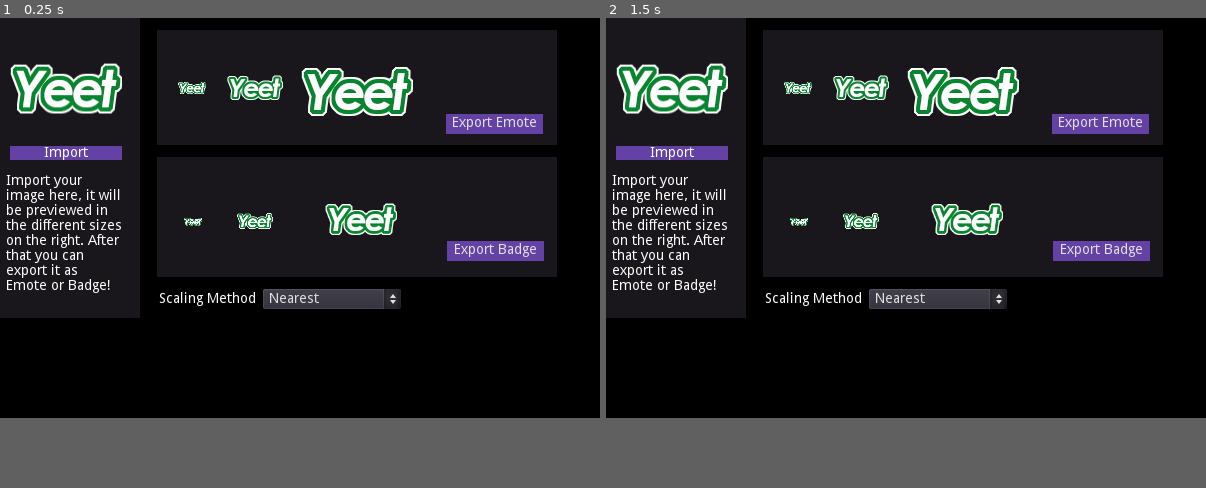
Above: before the commit, frames 1-2 (left to right).
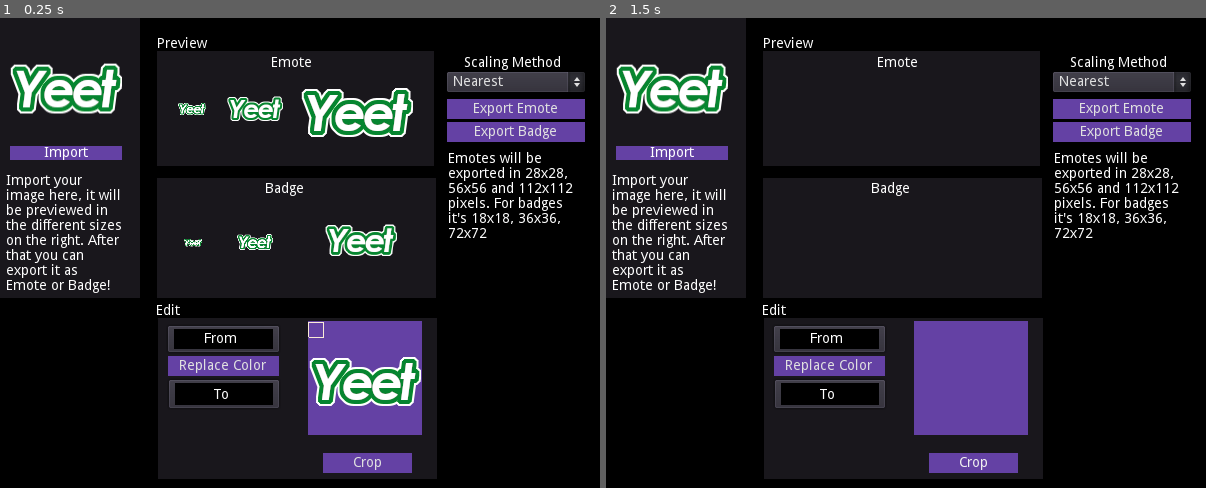
Above: after the commit, the same moments.

Repository: stealthio/TwitchyBadger
Game: Godot game, scene res://Main.tscn
Same seed, same stepped clock (60 frames per second), same inputs: the game is played once before the commit and once after it.
Inputs (mouse positions are in pixels of both pictures, inside the frame that each line leads up to):
- Up to frame 1 (0.25 s): no input
- Up to frame 2 (1.5 s): click (828, 314) at 0.5 s, where only the run after the commit has a clickable "Replace Color"; click (972, 398) at 1.25 s, where only the run after the commit has a clickable "Crop"
In our replay, the window is 600x400 before the commit and 600x470 after it. These sizes can differ from the game's own. Grey fills any space a smaller window leaves; there, only what the larger window draws over its background counts as a difference.

The runs differ from the first frame. In frame 1, 37% of the frame differs, in the area x 0-98%, y 2-99%; in frame 2, 36%.
Error after the commit: Invalid call. Nonexistent function 'get_data' in base 'Nil'. (res://Main.gd:64)

Commit message:
Implemented color replacing and cropping

Diff:
--- /dev/null
+++ b/Cropable.gd
@@ -0,0 +1,31 @@
+extends TextureRect
+
+var rectangle = Rect2(0,0,15,15)
+var drawing = false
+
+signal on_crop(tex)
+
+func _input(event):
+	if event is InputEventMouseButton:
+		var m = get_global_mouse_position()
+		if m.x > rect_global_position.x and m.y > rect_global_position.y and m.x < rect_global_position.x + rect_size.x and m.y < rect_global_position.y + rect_size.y:
+			drawing = !drawing
+			if drawing:
+				rectangle = Rect2(get_global_mouse_position() - rect_global_position, Vector2(1,1))
+				update()
+	if event is InputEventMouseMotion:
+		if drawing:
+			rectangle.size = (get_global_mouse_position() - rect_global_position) - rectangle.position
+			update()
+
+func _draw():
+	draw_rect(rectangle, Color.antiquewhite, false)
+
+func _on_Crop_pressed():
+	var data : Image = texture.get_data()
+	var x = data.get_rect(rectangle)
+	var imageTexture = ImageTexture.new()
+	imageTexture.create_from_image(x)
+	rectangle = Rect2(0,0,0,0)
+	update()
+	emit_signal("on_crop", imageTexture.duplicate(true))
--- a/Main.gd
+++ b/Main.gd
@@ -2,8 +2,12 @@
 
 onready var fileDialogImport = $UI/FileDialogImport
 onready var fileDialogExport = $UI/FileDialogExport
-onready var previews = [$UI/VBoxContainer/Preview, $UI/BackgroundEmote/Preview28, $UI/BackgroundEmote/Preview56, $UI/BackgroundEmote/Preview112, $UI/BackgroundBadge/Preview18, $UI/BackgroundBadge/Preview36, $UI/BackgroundBadge/Preview72]
+onready var importPreview = $UI/VBoxContainer/Preview
+onready var previews = [$UI/BackgroundEmote/Preview28, $UI/BackgroundEmote/Preview56, $UI/BackgroundEmote/Preview112, $UI/BackgroundBadge/Preview18, $UI/BackgroundBadge/Preview36, $UI/BackgroundBadge/Preview72, $UI/BackgroundEdit/TextureRect]
 onready var scalingMethod = $UI/OptionButton
+onready var colorFrom = $UI/BackgroundEdit/BtnReplaceColor/ColorFrom
+onready var colorTo = $UI/BackgroundEdit/BtnReplaceColor/ColorTo
+onready var cropper = $UI/BackgroundEdit/TextureRect
 
 var tex : ImageTexture = null
 var format = 0 # 0 = emote, 1 = badge
@@ -15,12 +19,13 @@
 	scalingMethod.add_item("Bilinear")
 	scalingMethod.add_item("Cubic")
 	scalingMethod.add_item("Trilinear")
+	cropper.connect("on_crop", self, "_on_crop")
 
 func import_file_selected(path):
 	tex = ImageTexture.new()
 	tex.load(path)
-	for preview in previews:
-		preview.texture = tex
+	importPreview.texture = tex.duplicate(true)
+	_refresh_previews()
 
 func export_file_selected(path):
 	if tex != null:
@@ -46,3 +51,22 @@
 func _on_ButtonExportBadge_pressed():
 	fileDialogExport.popup(Rect2(0,0,420,300))
 	format = 1
+
+func _refresh_previews():
+	for preview in previews:
+		preview.texture = tex
+
+func _on_crop(newTex):
+	tex = newTex
+	_refresh_previews()
+
+func _on_ButtonReplaceColor_pressed():
+	var img : Image = tex.get_data()
+	img.lock()
+	for y in img.get_height():
+		for x in img.get_width():
+			var px = img.get_pixel(x, y)
+			if px == colorFrom.color:
+				img.set_pixel(x,y, colorTo.color)
+	img.unlock()
+	tex.set_data(img)
--- a/Main.tscn
+++ b/Main.tscn
@@ -1,8 +1,9 @@
-[gd_scene load_steps=6 format=2]
+[gd_scene load_steps=7 format=2]
 
 [ext_resource path="res://Main.gd" type="Script" id=1]
 [ext_resource path="res://Yeet112.png" type="Texture" id=2]
 [ext_resource path="res://StyleBoxPurple.tres" type="StyleBox" id=3]
+[ext_resource path="res://Cropable.gd" type="Script" id=4]
 
 [sub_resource type="StyleBoxFlat" id=1]
 bg_color = Color( 0.431373, 0.282353, 0.705882, 1 )
@@ -22,21 +23,24 @@
 [node name="Background" type="ColorRect" parent="UI"]
 anchor_right = 1.0
 anchor_bottom = 1.0
-margin_right = 200.0
-margin_bottom = 100.0
+margin_left = 0.476227
+margin_right = 200.476
+margin_bottom = 222.0
 color = Color( 0, 0, 0, 1 )
 
 [node name="BackgroundImport" type="ColorRect" parent="UI"]
 anchor_bottom = 1.0
 margin_right = 140.0
+margin_bottom = -20.0
 color = Color( 0.0980392, 0.0901961, 0.109804, 1 )
 
 [node name="BackgroundEmote" type="ColorRect" parent="UI"]
-anchor_bottom = 1.0
-margin_left = 156.554
-margin_top = 11.8765
-margin_right = 556.554
-margin_bottom = -173.124
+editor/display_folded = true
+anchor_bottom = 1.0
+margin_left = 157.0
+margin_top = 33.0
+margin_right = 434.0
+margin_bottom = -152.0
 color = Color( 0.0980392, 0.0901961, 0.109804, 1 )
 
 [node name="Preview28" type="TextureRect" parent="UI/BackgroundEmote"]
@@ -73,23 +77,30 @@
 stretch_mode = 1
 
 [node name="ButtonExportEmote" type="Button" parent="UI/BackgroundEmote"]
-margin_left = 288.672
-margin_top = 84.4485
-margin_right = 385.673
-margin_bottom = 104.448
+margin_left = 290.214
+margin_top = 47.8216
+margin_right = 428.214
+margin_bottom = 67.8216
 custom_styles/hover = SubResource( 1 )
 custom_styles/pressed = SubResource( 2 )
 custom_styles/focus = ExtResource( 3 )
 custom_styles/normal = ExtResource( 3 )
 text = "Export Emote"
 
+[node name="Emote" type="Label" parent="UI/BackgroundEmote"]
+margin_left = 113.833
+margin_top = 5.43003
+margin_right = 163.833
+margin_bottom = 19.43
+text = "Emote"
+
 [node name="BackgroundBadge" type="ColorRect" parent="UI"]
 editor/display_folded = true
 anchor_bottom = 1.0
-margin_left = 157.298
-margin_top = 138.882
-margin_right = 557.298
-margin_bottom = -41.118
+margin_left = 157.0
+margin_top = 160.0
+margin_right = 436.0
+margin_bottom = -20.0
 color = Color( 0.0980392, 0.0901961, 0.109804, 1 )
 
 [node name="Preview18" type="TextureRect" parent="UI/BackgroundBadge"]
@@ -126,15 +137,100 @@
 stretch_mode = 1
 
 [node name="ButtonExportBadge" type="Button" parent="UI/BackgroundBadge"]
-margin_left = 289.716
-margin_top = 84.3912
-margin_right = 386.716
-margin_bottom = 104.391
+margin_left = 290.214
+margin_top = -56.1784
+margin_right = 428.214
+margin_bottom = -36.1784
 custom_styles/hover = SubResource( 1 )
 custom_styles/pressed = SubResource( 2 )
 custom_styles/focus = ExtResource( 3 )
 custom_styles/normal = ExtResource( 3 )
 text = "Export Badge"
+
+[node name="Badge" type="Label" parent="UI/BackgroundBadge"]
+margin_left = 108.002
+margin_top = 3.79239
+margin_right = 158.002
+margin_bottom = 34.7924
+text = "Badge
+"
+
+[node name="BackgroundEdit" type="ColorRect" parent="UI"]
+anchor_bottom = 1.0
+margin_left = 158.0
+margin_top = 300.0
+margin_right = 437.0
+margin_bottom = 161.0
+color = Color( 0.0980392, 0.0901961, 0.109804, 1 )
+
+[node name="BtnReplaceColor" type="Button" parent="UI/BackgroundEdit"]
+editor/display_folded = true
+margin_left = 9.53322
+margin_top = 38.1514
+margin_right = 120.533
+margin_bottom = 58.1514
+custom_styles/hover = ExtResource( 3 )
+custom_styles/pressed = ExtResource( 3 )
+custom_styles/focus = ExtResource( 3 )
+custom_styles/disabled = ExtResource( 3 )
+custom_styles/normal = ExtResource( 3 )
+text = "Replace Color"
+
+[node name="ColorFrom" type="ColorPickerButton" parent="UI/BackgroundEdit/BtnReplaceColor"]
+margin_top = -30.0
+margin_right = 111.0
+margin_bottom = -4.0
+
+[node name="Label" type="Label" parent="UI/BackgroundEdit/BtnReplaceColor/ColorFrom"]
+margin_left = 36.1556
+margin_top = 6.15417
+margin_right = 76.1556
+margin_bottom = 20.1542
+text = "From"
+
+[node name="ColorTo" type="ColorPickerButton" parent="UI/BackgroundEdit/BtnReplaceColor"]
+margin_left = 1.0
+margin_top = 24.0
+margin_right = 111.0
+margin_bottom = 52.0
+
+[node name="Label" type="Label" parent="UI/BackgroundEdit/BtnReplaceColor/ColorTo"]
+margin_left = 45.156
+margin_top = 8.31064
+margin_right = 85.156
+margin_bottom = 22.3106
+text = "To"
+
+[node name="TextureRect" type="TextureRect" parent="UI/BackgroundEdit"]
+margin_left = 150.717
+margin_top = 3.61417
+margin_right = 262.717
+margin_bottom = 115.614
+size_flags_horizontal = 3
+size_flags_vertical = 3
+texture = ExtResource( 2 )
+expand = true
+script = ExtResource( 4 )
+
+[node name="ColorRect" type="ColorRect" parent="UI/BackgroundEdit/TextureRect"]
+show_behind_parent = true
+margin_left = -1.0
+margin_top = -1.0
+margin_right = 113.0
+margin_bottom = 113.0
+color = Color( 0.392157, 0.254902, 0.643137, 1 )
+
+[node name="Button" type="Button" parent="UI/BackgroundEdit/TextureRect"]
+margin_left = 13.6795
+margin_top = 131.087
+margin_right = 102.68
+margin_bottom = 151.087
+custom_styles/hover = ExtResource( 3 )
+custom_styles/pressed = ExtResource( 3 )
+custom_styles/focus = ExtResource( 3 )
+custom_styles/disabled = ExtResource( 3 )
+custom_styles/normal = ExtResource( 3 )
+text = "Crop"
 
 [node name="FileDialogImport" type="FileDialog" parent="UI"]
 margin_right = 275.0
@@ -173,7 +269,7 @@
 [node name="ButtonImport" type="Button" parent="UI/VBoxContainer"]
 margin_top = 118.0
 margin_right = 112.0
-margin_bottom = 138.0
+margin_bottom = 132.0
 custom_styles/hover = SubResource( 1 )
 custom_styles/pressed = SubResource( 2 )
 custom_styles/focus = ExtResource( 3 )
@@ -182,27 +278,52 @@
 text = "Import"
 
 [node name="OptionButton" type="OptionButton" parent="UI"]
-margin_left = 262.883
-margin_top = 270.865
-margin_right = 400.883
-margin_bottom = 290.865
+margin_left = 446.951
+margin_top = 53.7741
+margin_right = 584.951
+margin_bottom = 73.7741
 text = "Scaling Method"
 
 [node name="Label" type="Label" parent="UI/OptionButton"]
-margin_left = -104.148
-margin_top = 3.15598
-margin_right = -7.14784
-margin_bottom = 17.156
+margin_left = 17.3271
+margin_top = -16.28
+margin_right = 114.327
+margin_bottom = -2.28003
 text = "Scaling Method"
 
 [node name="Description" type="RichTextLabel" parent="UI"]
-margin_left = 6.312
-margin_top = 155.696
-margin_right = 126.312
-margin_bottom = 283.696
+margin_left = 6.0
+margin_top = 156.0
+margin_right = 126.0
+margin_bottom = 280.0
 custom_colors/default_color = Color( 1, 1, 1, 1 )
 text = "Import your image here, it will be previewed in the different sizes on the right. After that you can export it as Emote or Badge!"
 scroll_active = false
+
+[node name="Description2" type="RichTextLabel" parent="UI"]
+margin_left = 448.0
+margin_top = 134.0
+margin_right = 583.0
+margin_bottom = 258.0
+custom_colors/default_color = Color( 1, 1, 1, 1 )
+text = "Emotes will be exported in 28x28, 56x56 and 112x112 pixels. For badges it's 18x18, 36x36, 72x72"
+scroll_active = false
+
+[node name="Preview" type="Label" parent="UI"]
+margin_left = 157.132
+margin_top = 18.994
+margin_right = 207.132
+margin_bottom = 32.994
+text = "Preview"
+
+[node name="Edit" type="Label" parent="UI"]
+margin_left = 156.138
+margin_top = 286.431
+margin_right = 206.138
+margin_bottom = 300.431
+text = "Edit"
 [connection signal="pressed" from="UI/BackgroundEmote/ButtonExportEmote" to="." method="_on_ButtonExportEmote_pressed"]
 [connection signal="pressed" from="UI/BackgroundBadge/ButtonExportBadge" to="." method="_on_ButtonExportBadge_pressed"]
+[connection signal="pressed" from="UI/BackgroundEdit/BtnReplaceColor" to="." method="_on_ButtonReplaceColor_pressed"]
+[connection signal="pressed" from="UI/BackgroundEdit/TextureRect/Button" to="UI/BackgroundEdit/TextureRect" method="_on_Crop_pressed"]
 [connection signal="pressed" from="UI/VBoxContainer/ButtonImport" to="." method="_on_Button_pressed"]
--- a/project.godot
+++ b/project.godot
@@ -22,7 +22,7 @@
 [display]
 
 window/size/width=600
-window/size/height=400
+window/size/height=470
 window/size/resizable=false
 
 [rendering]
